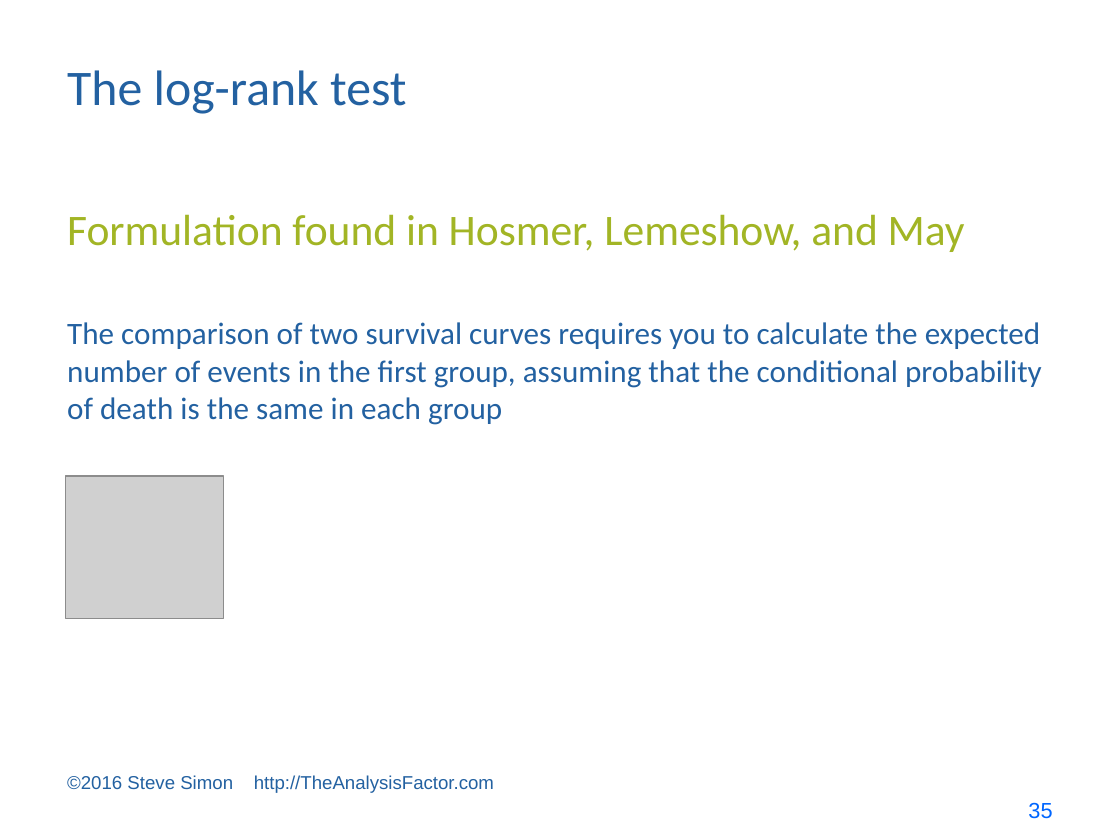
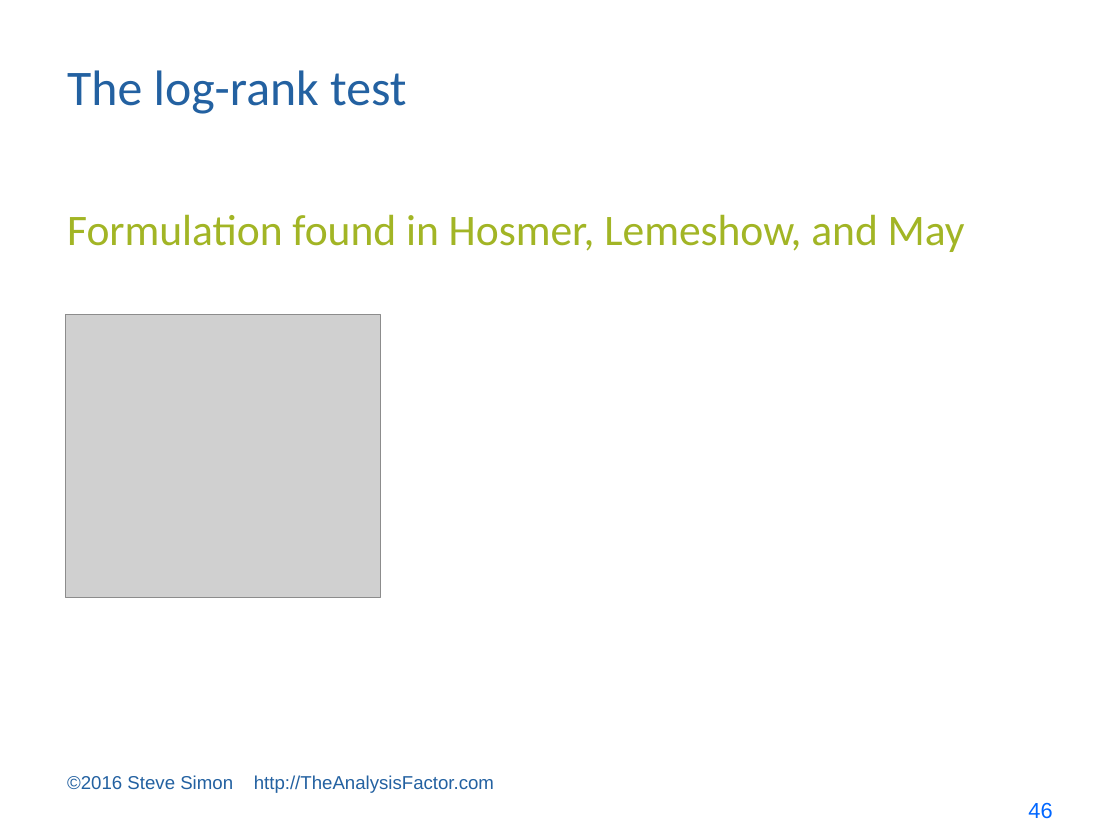
Before and after one commit to pmean/survival-models, a slide deck: slide 46 of bin/survival lecture 1.pptx (slide 35 before the commit). Drawn at 1120x840 pixels with LibreOffice and Linux fonts; fonts in the diff are those of the drawing; grey boxes stand for pictures. Boxes give left, top, right and bottom in pixels: in the first picture for what was removed or moved away, otherwise in the second. Text is boxed around its words. In the diff, an @@ line names an element or a change of style, - is before the commit and + after.

Commit message:
Split off part of survival-lecture-1 and put into supplement.

```diff
--- a/bin/survival lecture 1.pptx
+++ b/bin/survival lecture 1.pptx
@@ picture resized from (x1=65, y1=476, x2=224, y2=618) to (x1=65, y1=315, x2=380, y2=597) @@
@@ text removed at (x1=67, y1=322, x2=1042, y2=425) @@
-The comparison of two survival curves requires you to calculate the expected number of events in the first group, assuming that the conditional probability of death is the same in each group
@@ page number at (x1=1028, y1=803, x2=1052, y2=819): text changed @@
-35
+46
```
Also in this commit, not shown: 13 other slides changed, 17 slides added, 9 other files.
